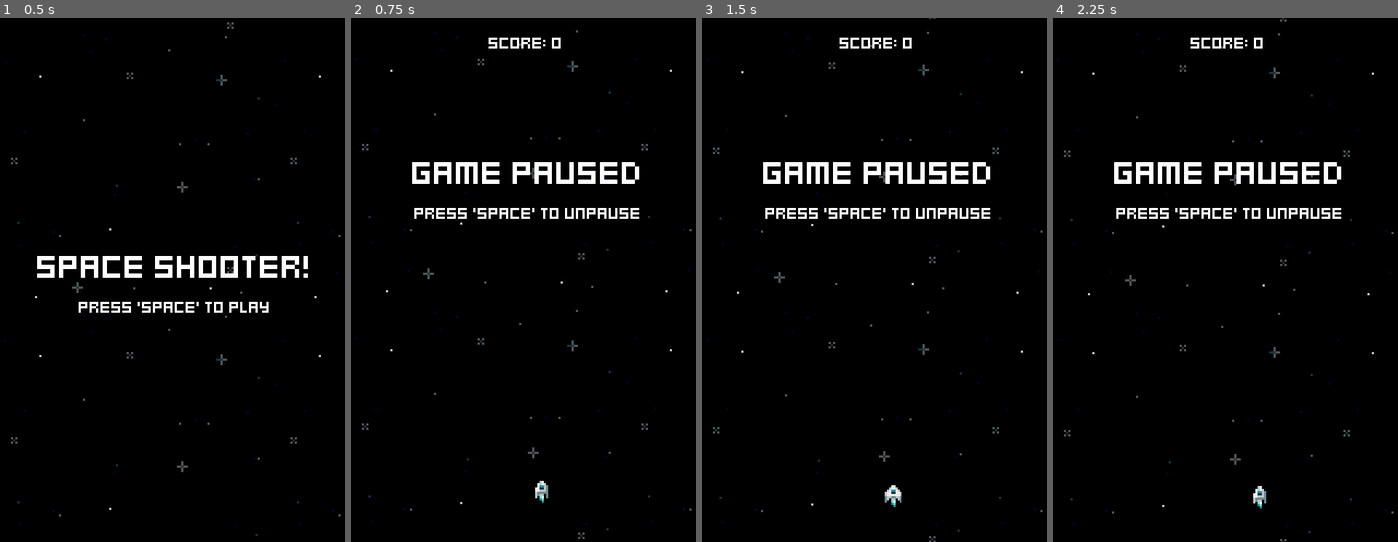
Above: before the commit, frames 1-4 (left to right).
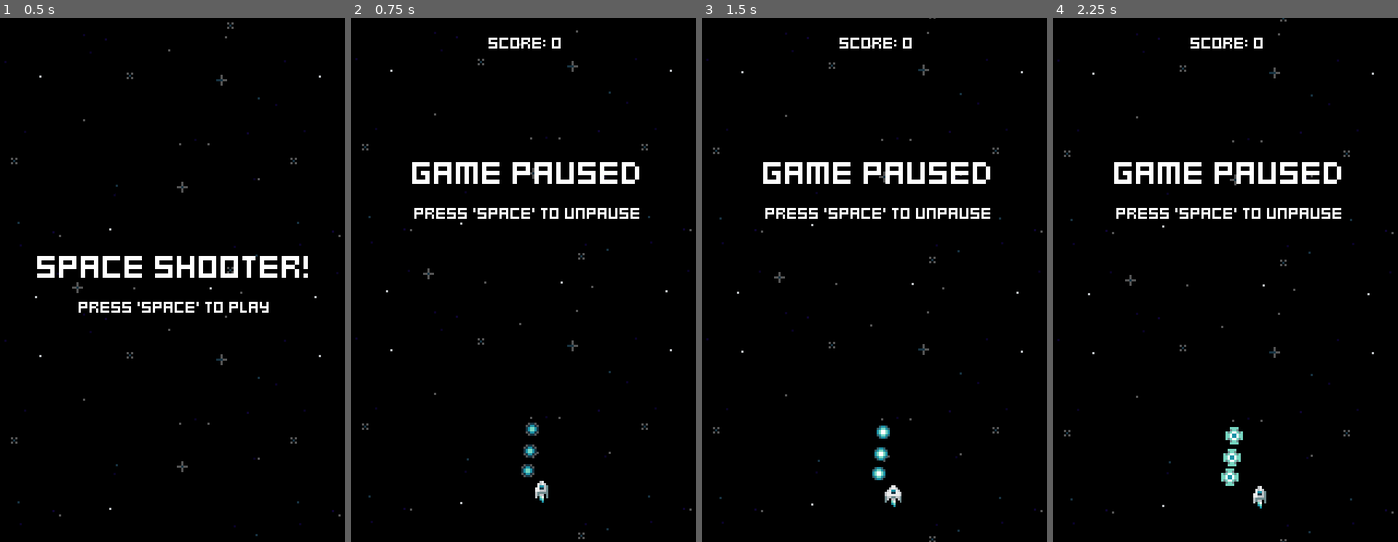
Above: after the commit, the same moments.

Repository: jacristi/godot-space-shooter
Game: Godot game, scene res://ui/menu.tscn
Same seed, same stepped clock (60 frames per second), same inputs: the game is played once before the commit and once after it.
Inputs:
- Up to frame 1 (0.5 s): no input
- Up to frame 2 (0.75 s): tap Space (fire) at 0.5, 0.6 s; hold D (move_right) from 0.53 s (still down)
- Up to frame 3 (1.5 s): tap Space (fire) at 1.25, 1.35 s; release D (move_right) at 1.28 s; hold S (move_down) from 1.28 s (still down)
- Up to frame 4 (2.25 s): tap Space (fire) at 2, 2.1 s; release S (move_down) at 2.03 s; hold D (move_right) from 2.03 s (still down)

Frame 1 is identical in both runs. In frame 2, 0.2% of the frame differs, in the area x 49-55%, y 77-88%; in frame 3, 0.3%; in frame 4, 0.4%, in the area x 48-56%, y 78-90%.

Commit message:
feat: yellow pickup

Diff:
--- a/components/hurt_component.gd
+++ b/components/hurt_component.gd
@@ -11,6 +11,7 @@
 func _ready() -> void:
     # Connect the hurt signal on the hurtbox component to an anonymous function
     # that removes health equal to the damage from the hitbox
-    hurtbox_component.hurt.connect(func(hitbox_component: HitboxComponent):
-        stats_component.health -= hitbox_component.damage
-    )
+    hurtbox_component.hurt.connect(take_damage)
+
+func take_damage(hitbox_component: HitboxComponent) -> void:
+    stats_component.health -= hitbox_component.damage
--- a/components/hurtbox_component.gd
+++ b/components/hurtbox_component.gd
@@ -4,17 +4,17 @@
 
 # Create the is_invincible boolean
 var is_invincible = false :
-	# Here we create an inline setter so we can disable and enable collision shapes on
-	# the hurtbox when is_invincible is changed.
-	set(value):
-		is_invincible = value
-		# Disable any collisions shapes on this hurtbox when it is invincible
-		# And reenable them when it isn't invincible
-		for child in get_children():
-			if not child is CollisionShape2D and not child is CollisionPolygon2D: continue
-			# Use call deferred to make sure this doesn't happen in the middle of the
-			# physics process
-			child.set_deferred("disabled", is_invincible)
+    # Here we create an inline setter so we can disable and enable collision shapes on
+    # the hurtbox when is_invincible is changed.
+    set(value):
+        is_invincible = value
+        # Disable any collisions shapes on this hurtbox when it is invincible
+        # And reenable them when it isn't invincible
+        for child in get_children():
+            if not child is CollisionShape2D and not child is CollisionPolygon2D: continue
+            # Use call deferred to make sure this doesn't happen in the middle of the
+            # physics process
+            child.set_deferred("disabled", is_invincible)
 
 # Create a signal for when this hurtbox is hit by a hitbox
 signal hurt(hitbox)
--- a/components/stats_component.gd
+++ b/components/stats_component.gd
@@ -4,14 +4,14 @@
 
 # Create the health variable and connect a setter
 @export var health: int = 1:
-	set(value):
-		health = value
+    set(value):
+        health = value
 
-		# Signal out that the health has changed
-		health_changed.emit()
+        # Signal out that the health has changed
+        health_changed.emit()
 
-		# Signal out when health is at 0
-		if health == 0: no_health.emit()
+        # Signal out when health is at 0
+        if health <= 0: no_health.emit()
 
 # Create our signals for health
 signal health_changed() # Emit when the health value has changed
--- a/pickups/blue_pickup.tscn
+++ b/pickups/blue_pickup.tscn
@@ -71,7 +71,7 @@
 
 [node name="AnimatedSprite2D" parent="." index="0"]
 sprite_frames = SubResource("SpriteFrames_grv4a")
-frame_progress = 0.417294
+frame_progress = 0.294251
 
 [node name="MoveComponent" parent="." index="1"]
 velocity = Vector2(0, 15)
--- a/pickups/pickup_generator.gd
+++ b/pickups/pickup_generator.gd
@@ -1,6 +1,7 @@
 extends Node2D
 
 @export var BluePickupScene: PackedScene
+@export var YellowPickupScene: PackedScene
 
 var margin := 8
 var screen_width = ProjectSettings.get_setting("display/window/size/viewport_width")
@@ -9,6 +10,7 @@
 
 @onready var spawner_component: SpawnerComponent = $SpawnerComponent
 @onready var blue_pickup_spawn_timer: Timer = $BluePickupSpawnTimer
+@onready var yelllow_pickup_spawn_timer: Timer = $YelllowPickupSpawnTimer
 
 
 func _ready() -> void:
@@ -19,12 +21,22 @@
         )
     )
 
+    yelllow_pickup_spawn_timer.timeout.connect(
+        handle_pickup_spawn.bind(
+            YellowPickupScene,
+            yelllow_pickup_spawn_timer
+        )
+    )
+
     game_stats.score_changed.connect(check_enable_pickup_timers)
 
 
 func check_enable_pickup_timers(new_score: int):
     if new_score > 100:
         blue_pickup_spawn_timer.process_mode = Node.PROCESS_MODE_INHERIT
+
+    if new_score > 500:
+        yelllow_pickup_spawn_timer.process_mode = Node.PROCESS_MODE_INHERIT
 
 
 func handle_pickup_spawn(pickup_scene: PackedScene, timer: Timer) -> void:
--- a/pickups/pickup_generator.tscn
+++ b/pickups/pickup_generator.tscn
@@ -1,13 +1,15 @@
-[gd_scene load_steps=5 format=3 uid="uid://di2ph76flv6jj"]
+[gd_scene load_steps=6 format=3 uid="uid://di2ph76flv6jj"]
 
 [ext_resource type="Script" path="res://components/spawner_component.gd" id="1_a116s"]
 [ext_resource type="Script" path="res://pickups/pickup_generator.gd" id="1_xw532"]
+[ext_resource type="PackedScene" uid="uid://0dqkb5n4y50j" path="res://pickups/yellow_pickup.tscn" id="3_cj8ys"]
 [ext_resource type="Resource" uid="uid://xq5q3g3tvjm1" path="res://resources/game_stats.tres" id="3_itmc1"]
 [ext_resource type="PackedScene" uid="uid://bn37hg8rvt4in" path="res://pickups/blue_pickup.tscn" id="3_o20su"]
 
 [node name="PickupGenerator" type="Node2D"]
 script = ExtResource("1_xw532")
 BluePickupScene = ExtResource("3_o20su")
+YellowPickupScene = ExtResource("3_cj8ys")
 game_stats = ExtResource("3_itmc1")
 
 [node name="SpawnerComponent" type="Node2D" parent="."]
@@ -19,3 +21,9 @@
 wait_time = 45.0
 one_shot = true
 autostart = true
+
+[node name="YelllowPickupSpawnTimer" type="Timer" parent="."]
+process_mode = 4
+wait_time = 80.0
+one_shot = true
+autostart = true
--- /dev/null
+++ b/pickups/yellow_pickup.tscn
@@ -0,0 +1,92 @@
+[gd_scene load_steps=15 format=3 uid="uid://0dqkb5n4y50j"]
+
+[ext_resource type="PackedScene" uid="uid://bfgfj802ng1mt" path="res://pickups/pickup.tscn" id="1_81su2"]
+[ext_resource type="Texture2D" uid="uid://yapodnb80tn2" path="res://assets/pickups.png" id="2_s3bju"]
+[ext_resource type="PackedScene" uid="uid://dj8gox2cs60nn" path="res://projectiles/yellow_pickup_projectile.tscn" id="3_bccy1"]
+
+[sub_resource type="AtlasTexture" id="AtlasTexture_rb587"]
+atlas = ExtResource("2_s3bju")
+region = Rect2(0, 16, 16, 16)
+
+[sub_resource type="AtlasTexture" id="AtlasTexture_futsf"]
+atlas = ExtResource("2_s3bju")
+region = Rect2(16, 16, 16, 16)
+
+[sub_resource type="AtlasTexture" id="AtlasTexture_oijkh"]
+atlas = ExtResource("2_s3bju")
+region = Rect2(32, 16, 16, 16)
+
+[sub_resource type="AtlasTexture" id="AtlasTexture_6xjlq"]
+atlas = ExtResource("2_s3bju")
+region = Rect2(48, 16, 16, 16)
+
+[sub_resource type="AtlasTexture" id="AtlasTexture_26w64"]
+atlas = ExtResource("2_s3bju")
+region = Rect2(64, 16, 16, 16)
+
+[sub_resource type="AtlasTexture" id="AtlasTexture_pcgs1"]
+atlas = ExtResource("2_s3bju")
+region = Rect2(80, 16, 16, 16)
+
+[sub_resource type="AtlasTexture" id="AtlasTexture_1yew1"]
+atlas = ExtResource("2_s3bju")
+region = Rect2(96, 16, 16, 16)
+
+[sub_resource type="AtlasTexture" id="AtlasTexture_1y7sm"]
+atlas = ExtResource("2_s3bju")
+region = Rect2(112, 16, 16, 16)
+
+[sub_resource type="SpriteFrames" id="SpriteFrames_p73qu"]
+animations = [{
+"frames": [{
+"duration": 1.0,
+"texture": SubResource("AtlasTexture_rb587")
+}, {
+"duration": 1.0,
+"texture": SubResource("AtlasTexture_futsf")
+}, {
+"duration": 1.0,
+"texture": SubResource("AtlasTexture_oijkh")
+}, {
+"duration": 1.0,
+"texture": SubResource("AtlasTexture_6xjlq")
+}, {
+"duration": 1.0,
+"texture": SubResource("AtlasTexture_26w64")
+}, {
+"duration": 1.0,
+"texture": SubResource("AtlasTexture_pcgs1")
+}, {
+"duration": 1.0,
+"texture": SubResource("AtlasTexture_1yew1")
+}, {
+"duration": 1.0,
+"texture": SubResource("AtlasTexture_1y7sm")
+}],
+"loop": true,
+"name": &"default",
+"speed": 8.0
+}]
+
+[sub_resource type="RectangleShape2D" id="RectangleShape2D_vmt0d"]
+size = Vector2(8, 8)
+
+[sub_resource type="RectangleShape2D" id="RectangleShape2D_otr3n"]
+size = Vector2(6, 6)
+
+[node name="YellowPickup" instance=ExtResource("1_81su2")]
+
+[node name="AnimatedSprite2D" parent="." index="0"]
+sprite_frames = SubResource("SpriteFrames_p73qu")
+frame = 7
+frame_progress = 0.749248
+
+[node name="CollisionShape2D" type="CollisionShape2D" parent="HurtboxComponent" index="0"]
+shape = SubResource("RectangleShape2D_vmt0d")
+disabled = true
+
+[node name="CollisionShape2D" type="CollisionShape2D" parent="HitboxComponent" index="0"]
+shape = SubResource("RectangleShape2D_otr3n")
+
+[node name="CollectedSpawnerComponent" parent="." index="13"]
+scene = ExtResource("3_bccy1")
--- /dev/null
+++ b/projectiles/yellow_pickup_projectile.tscn
@@ -0,0 +1,142 @@
+[gd_scene load_steps=13 format=3 uid="uid://dj8gox2cs60nn"]
+
+[ext_resource type="Texture2D" uid="uid://bxo4yuoou4f3" path="res://assets/yellow_pickup_projectile.png" id="1_gh6fg"]
+[ext_resource type="Script" path="res://components/move_component.gd" id="2_abl6h"]
+[ext_resource type="Script" path="res://components/scale_component.gd" id="3_l7623"]
+[ext_resource type="Script" path="res://components/hitbox_component.gd" id="4_4qgp3"]
+
+[sub_resource type="RectangleShape2D" id="RectangleShape2D_7ualp"]
+size = Vector2(85, 8)
+
+[sub_resource type="AtlasTexture" id="AtlasTexture_qkmi7"]
+atlas = ExtResource("1_gh6fg")
+region = Rect2(0, 0, 16, 16)
+
+[sub_resource type="AtlasTexture" id="AtlasTexture_d01ki"]
+atlas = ExtResource("1_gh6fg")
+region = Rect2(16, 0, 16, 16)
+
+[sub_resource type="AtlasTexture" id="AtlasTexture_lgbxw"]
+atlas = ExtResource("1_gh6fg")
+region = Rect2(32, 0, 16, 16)
+
+[sub_resource type="AtlasTexture" id="AtlasTexture_xcfm5"]
+atlas = ExtResource("1_gh6fg")
+region = Rect2(48, 0, 16, 16)
+
+[sub_resource type="AtlasTexture" id="AtlasTexture_x3r3k"]
+atlas = ExtResource("1_gh6fg")
+region = Rect2(64, 0, 16, 16)
+
+[sub_resource type="AtlasTexture" id="AtlasTexture_6quhx"]
+atlas = ExtResource("1_gh6fg")
+region = Rect2(80, 0, 16, 16)
+
+[sub_resource type="SpriteFrames" id="SpriteFrames_popwo"]
+animations = [{
+"frames": [{
+"duration": 1.0,
+"texture": SubResource("AtlasTexture_qkmi7")
+}, {
+"duration": 1.0,
+"texture": SubResource("AtlasTexture_d01ki")
+}, {
+"duration": 1.0,
+"texture": SubResource("AtlasTexture_lgbxw")
+}, {
+"duration": 1.0,
+"texture": SubResource("AtlasTexture_xcfm5")
+}, {
+"duration": 1.0,
+"texture": SubResource("AtlasTexture_x3r3k")
+}, {
+"duration": 1.0,
+"texture": SubResource("AtlasTexture_6quhx")
+}],
+"loop": true,
+"name": &"default",
+"speed": 8.0
+}]
+
+[node name="YellowPickupProjectile" type="Node2D"]
+
+[node name="MoveComponent" type="Node" parent="." node_paths=PackedStringArray("actor")]
+script = ExtResource("2_abl6h")
+velocity = Vector2(0, -100)
+actor = NodePath("..")
+
+[node name="VisibleOnScreenNotifier2D" type="VisibleOnScreenNotifier2D" parent="."]
+position = Vector2(0.5, 3.57628e-07)
+scale = Vector2(4.35, 0.6)
+
+[node name="ScaleComponent" type="Node" parent="." node_paths=PackedStringArray("sprite")]
+script = ExtResource("3_l7623")
+sprite = NodePath("../Projectile1/AnimatedSprite2D")
+scale_amount = Vector2(2, 2)
+scale_duration = 1.0
+
+[node name="HitboxComponent" type="Area2D" parent="."]
+collision_layer = 0
+collision_mask = 2
+script = ExtResource("4_4qgp3")
+damage = 20.0
+
+[node name="CollisionShape2D" type="CollisionShape2D" parent="HitboxComponent"]
+position = Vector2(0.5, 0)
+shape = SubResource("RectangleShape2D_7ualp")
+
+[node name="Projectile1" type="Node2D" parent="."]
+
+[node name="AnimatedSprite2D" type="AnimatedSprite2D" parent="Projectile1"]
+sprite_frames = SubResource("SpriteFrames_popwo")
+autoplay = "default"
+frame = 3
+frame_progress = 0.59684
+
+[node name="Projectile2" type="Node2D" parent="."]
+position = Vector2(-12, 0)
+
+[node name="AnimatedSprite2D" type="AnimatedSprite2D" parent="Projectile2"]
+sprite_frames = SubResource("SpriteFrames_popwo")
+autoplay = "default"
+frame_progress = 0.918409
+
+[node name="Projectile3" type="Node2D" parent="."]
+position = Vector2(12, 0)
+
+[node name="AnimatedSprite2D" type="AnimatedSprite2D" parent="Projectile3"]
+sprite_frames = SubResource("SpriteFrames_popwo")
+autoplay = "default"
+frame_progress = 0.918409
+
+[node name="Projectile4" type="Node2D" parent="."]
+position = Vector2(-24, 0)
+
+[node name="AnimatedSprite2D" type="AnimatedSprite2D" parent="Projectile4"]
+sprite_frames = SubResource("SpriteFrames_popwo")
+autoplay = "default"
+frame_progress = 0.918409
+
+[node name="Projectile5" type="Node2D" parent="."]
+position = Vector2(24, 0)
+
+[node name="AnimatedSprite2D" type="AnimatedSprite2D" parent="Projectile5"]
+sprite_frames = SubResource("SpriteFrames_popwo")
+autoplay = "default"
+frame_progress = 0.918409
+
+[node name="Projectile6" type="Node2D" parent="."]
+position = Vector2(-36, 0)
+
+[node name="AnimatedSprite2D" type="AnimatedSprite2D" parent="Projectile6"]
+sprite_frames = SubResource("SpriteFrames_popwo")
+autoplay = "default"
+frame_progress = 0.918409
+
+[node name="Projectile7" type="Node2D" parent="."]
+position = Vector2(37, 0)
+
+[node name="AnimatedSprite2D" type="AnimatedSprite2D" parent="Projectile7"]
+sprite_frames = SubResource("SpriteFrames_popwo")
+autoplay = "default"
+frame_progress = 0.918409
--- a/scenes/game.tscn
+++ b/scenes/game.tscn
@@ -8,6 +8,7 @@
 [ext_resource type="PackedScene" uid="uid://di2ph76flv6jj" path="res://pickups/pickup_generator.tscn" id="5_824rs"]
 [ext_resource type="LabelSettings" uid="uid://cjof1qwn8asa1" path="res://fonts/default_label_settings.tres" id="5_tlyl2"]
 [ext_resource type="PackedScene" uid="uid://3etvr5r3lq15" path="res://ui/pause_menu.tscn" id="7_of8lj"]
+[ext_resource type="PackedScene" uid="uid://bn37hg8rvt4in" path="res://pickups/blue_pickup.tscn" id="8_riwgo"]
 
 [node name="Game" type="Node2D"]
 script = ExtResource("1_1juuu")
@@ -35,3 +36,12 @@
 offset_top = 77.0
 offset_right = 81.0
 offset_bottom = 77.0
+
+[node name="BluePickup" parent="." instance=ExtResource("8_riwgo")]
+position = Vector2(81, 206)
+
+[node name="BluePickup2" parent="." instance=ExtResource("8_riwgo")]
+position = Vector2(82, 197)
+
+[node name="BluePickup3" parent="." instance=ExtResource("8_riwgo")]
+position = Vector2(83, 187)
--- a/scenes/player/player_ship.gd
+++ b/scenes/player/player_ship.gd
@@ -27,8 +27,14 @@
         2200: .15,
         2600: .125,
         3000: .1,
-        4000: .075,
-        5000: .05,
+        5000: .075,
+        9000: .05,
+        16000: .025,
+        25000: .0225,
+        35000: .02,
+        50000: .0175,
+        70000: .015,
+        100000: .01,
     }
 
 
@@ -45,7 +51,6 @@
         if new_score > k and t > v:
             fire_rate_timer.wait_time = v
             level_up_audio_stream_player.play_with_variance()
-            print('changed: ' + str(fire_rate_timer.wait_time))
 
 
 func _process(delta: float) -> void:
Binary file added: assets/yellow_pickup_projectile.png
Not shown, added: assets/yellow_pickup_projectile.png.import
Not shown: 1 places in scenes/game.tscn that only renumber resources
